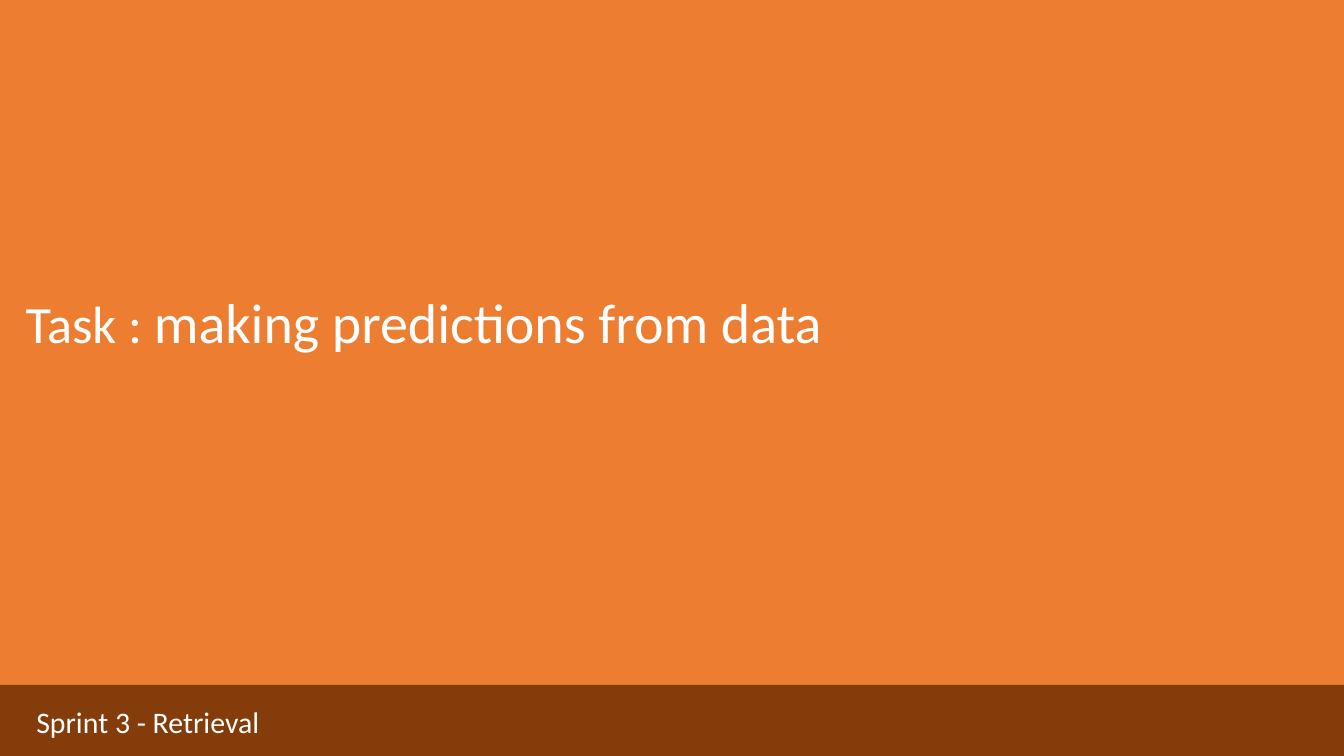
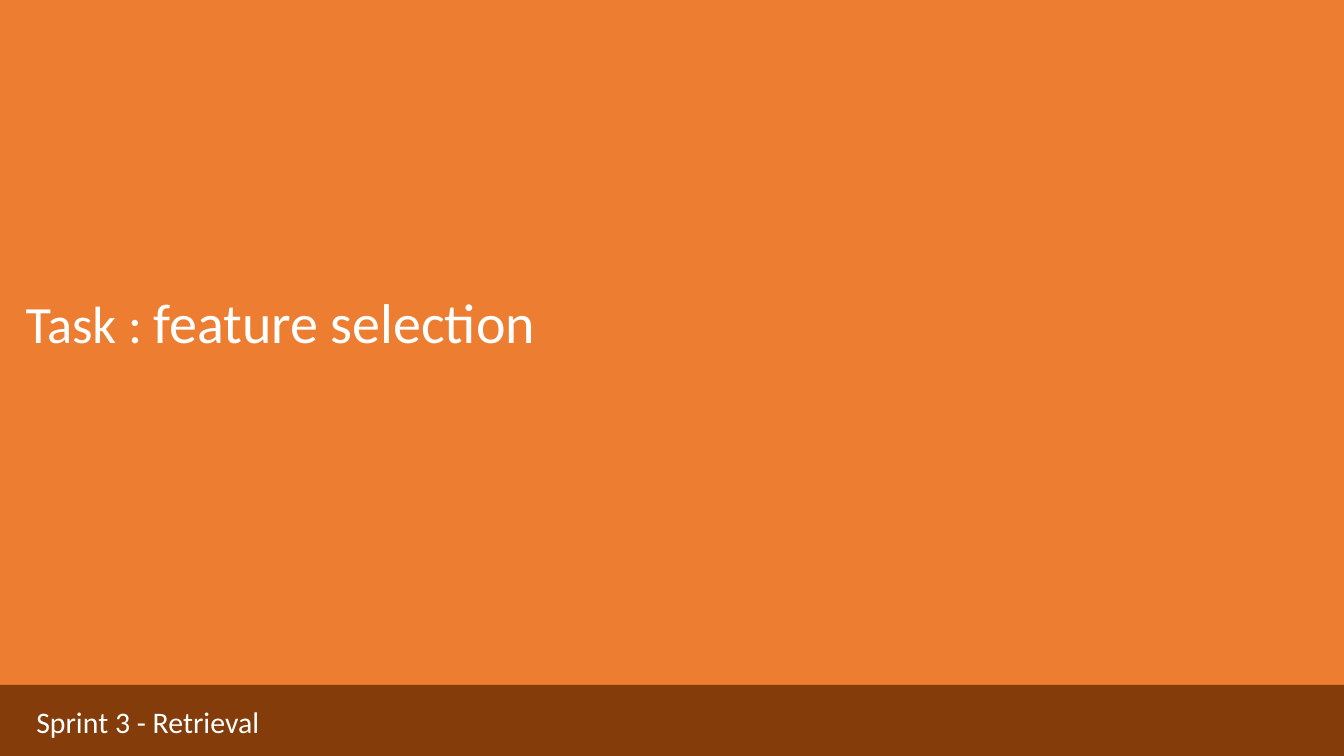
Before and after one commit to ua-dsf/ML_sprint, a slide deck: slide 27 of sprint1_regression/module1_regression_part2.pptx (slide 26 before the commit). Drawn at 1344x756 pixels with LibreOffice and Linux fonts; fonts in the diff are those of the drawing. Boxes give left, top, right and bottom in pixels: in the first picture for what was removed or moved away, otherwise in the second. Text is boxed around its words. In the diff, an @@ line names an element or a change of style, - is before the commit and + after.

```diff
--- a/sprint1_regression/module1_regression_part2.pptx
+++ b/sprint1_regression/module1_regression_part2.pptx
@@ text at [26, 304, 535, 344]: text changed @@
-Task : making predictions from data
+Task : feature selection
```
Also in this commit, not shown: 7 slides added, 1 other file.
